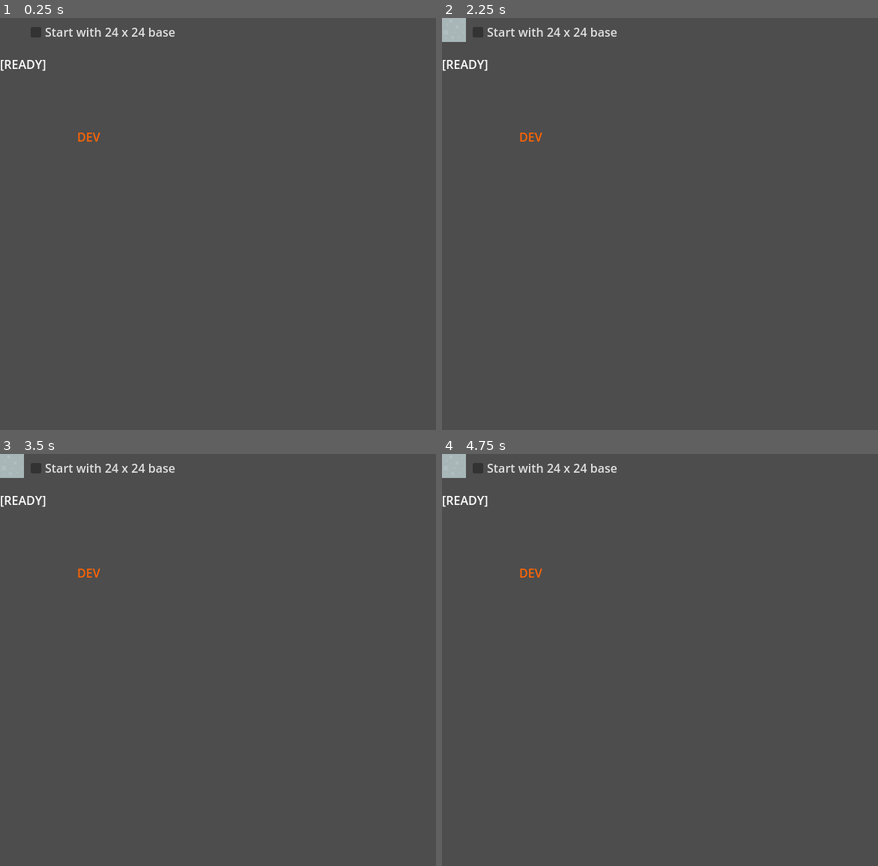
Above: before the commit, frames 1-4 (two rows, left to right).
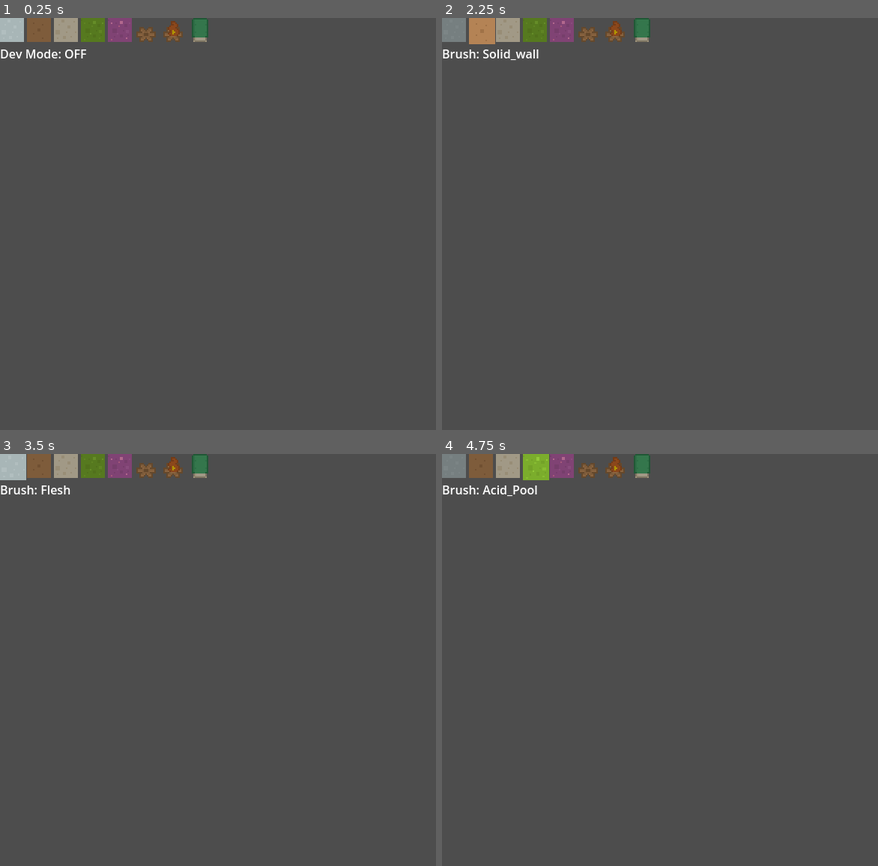
Above: after the commit, the same moments.

Repository: MushroomAlien/VerdantCoil
Game: Godot game, scene res://Scenes/BuilderMode/BuilderMode.tscn
The game is run twice, just before and just after one commit, with the same random seed, the same clock (stepped at 60 frames per second) and the same inputs. This scene is started directly instead of the project's main scene.
Inputs (mouse positions are in pixels of both pictures, inside the frame that each line leads up to; where the layout moved, square brackets give the same spot in the first picture):
- Up to frame 1 (0.25 s): no input
- Up to frame 2 (2.25 s): click (546, 30) at 0.5 s, where only the run before the commit has a clickable "Start with 24 x 24 base"; click (546, 30) at 1.25 s, where only the run before the commit has a clickable "Start with 24 x 24 base"; click (481, 30) [446, 30] at 2 s
- Up to frame 3 (3.5 s): click (13, 466) at 2.77 s
- Up to frame 4 (4.75 s): click (507, 466) [446, 466] at 3.5 s; click (533, 466) [450, 466] at 4.25 s

The runs differ from the first frame. In frame 1, 2.5% of the frame differs, in the area x 0-48%, y 0-30%; in frame 2, 2.6%; in frame 3, 2.2%; in frame 4, 2.6%.
Error before the commit: Cannot call method 'get_children' on a null value. (res://Scenes/BuilderMode/builder_mode.gd:47)

Commit message:
builder mode ui issues fixed

Diff:
--- a/Scenes/BuilderMode/BuilderMode.tscn
+++ b/Scenes/BuilderMode/BuilderMode.tscn
@@ -36,12 +36,14 @@
 
 [node name="TopBar" type="VBoxContainer" parent="UI"]
 offset_right = 238.0
-offset_bottom = 85.0
-size_flags_vertical = 2
+offset_bottom = 58.0
+size_flags_vertical = 4
+mouse_filter = 2
+theme_override_constants/separation = 4
 
 [node name="PaletteRow" type="HBoxContainer" parent="UI/TopBar"]
 layout_mode = 2
-size_flags_vertical = 3
+mouse_filter = 2
 
 [node name="FleshBTtn" type="TextureButton" parent="UI/TopBar/PaletteRow"]
 layout_mode = 2
@@ -94,15 +96,23 @@
 min_size = Vector2i(420, 160)
 dialog_text = "This will erase Flesh in the seeded area and remove Walls/Pools/Markers on those cells. Continue?"
 
-[node name="DevOverlay" type="Control" parent="UI/TopBar"]
-layout_mode = 2
+[node name="DevOverlay" type="Control" parent="UI"]
+layout_mode = 3
+anchors_preset = 15
+anchor_right = 1.0
+anchor_bottom = 1.0
+grow_horizontal = 2
+grow_vertical = 2
+mouse_filter = 2
 
-[node name="DevBadge" type="Label" parent="UI/TopBar/DevOverlay"]
-layout_mode = 2
-offset_top = 62.0
-offset_right = 238.0
-offset_bottom = 85.0
-grow_horizontal = 0
+[node name="DevBadge" type="Label" parent="UI/DevOverlay"]
+layout_mode = 1
+anchors_preset = 12
+anchor_top = 1.0
+anchor_right = 1.0
+anchor_bottom = 1.0
+offset_top = -23.0
+grow_horizontal = 2
 grow_vertical = 0
 size_flags_vertical = 3
 theme_override_colors/font_color = Color(1, 0.394517, 0.0120473, 1)
--- a/Scenes/BuilderMode/builder_mode.gd
+++ b/Scenes/BuilderMode/builder_mode.gd
@@ -14,21 +14,17 @@
 
 # --- Scene references ---
 @onready var coil_map: TileMap = $CoilMap
-@onready var palette_row: HBoxContainer = $UI/PaletteBar/PaletteRow
-@onready var status_label: Label = $UI/PaletteBar/StatusLabel
-@onready var start_with_flesh_cb: CheckBox = $UI/PaletteBar/PaletteRow/StartWithFlesh
-@onready var clear_base_confirm: ConfirmationDialog = $UI/PaletteBar/ClearBaseConfirm
-@onready var dev_badge: Label = $UI/PaletteBar/DevBadge
+@onready var palette_row: HBoxContainer = $UI/TopBar/PaletteRow
+@onready var status_label: Label = $UI/TopBar/StatusLabel
+@onready var start_with_flesh_cb: CheckBox = $UI/TopBar/PaletteRow/StartWithFlesh
+@onready var clear_base_confirm: ConfirmationDialog = $UI/TopBar/ClearBaseConfirm
+@onready var dev_badge: Label = $UI/DevOverlay/DevBadge
 
 # Size of the prefill area for Flesh (adjust to your map size)
 @export var start_flesh_rect: Rect2i = Rect2i(Vector2i(0, 0), Vector2i(24, 24))
 
 # --- Current brush selection ---
 var _current_index: int = 0
-
-# --- UX: how long to keep a status message on screen ---
-@export var status_timeout: float = 1.5
-var _status_timer: float = 0.0
 
 func _ready() -> void:
 	# Basic sanity checks
@@ -85,12 +81,9 @@
 		gf.dev_mode_changed.connect(_on_dev_mode_changed)
 		_on_dev_mode_changed(gf.dev_mode_enabled)
 
-func _process(delta: float) -> void:
-	# Clear transient status text after a delay
-	if _status_timer > 0.0:
-		_status_timer -= delta
-		if _status_timer <= 0.0:
-			status_label.text = ""
+	#print("Topbar anchors mode: ", $UI/TopBar.layout_mode)
+	#print("DevOverlay anchors preset Full? size=", $UI/DevOverlay.size)
+	#print("DevBadge pos.y (should be negative): ", $UI/DevOverlay/DevBadge.position.y)
 
 func _layer_for(index: int) -> TileMapLayer:
 	match index:
@@ -141,7 +134,6 @@
 
 func _show_status(msg: String) -> void:
 	status_label.text = msg
-	_status_timer = status_timeout
 	print(msg)
 
 # --- Painting / Erasing -------------------------------------------------------
@@ -308,10 +300,6 @@
 		_show_status("⚠️ No BASE brush found in BrushRegistry.")
 		return
 
-	# Optional early-out: if base already has any tiles, don't blanket fill.
-	if base_layer.get_used_cells().size() > 0:
-		return
-
 	var x0 := start_flesh_rect.position.x
 	var y0 := start_flesh_rect.position.y
 	var x1 := x0 + start_flesh_rect.size.x
@@ -327,8 +315,6 @@
 # Remove all cells from the Base/Flesh layer.
 # Note: This only clears the base layer; walls/pools/markers remain as-is.
 # --- Smart Clear (with confirmation) ------------------------------------------
-
-# Show the confirmation dialog with live counts for the rect
 func _prompt_clear_base() -> void:
 	if clear_base_confirm == null:
 		# Fallback: clear immediately if no dialog node
